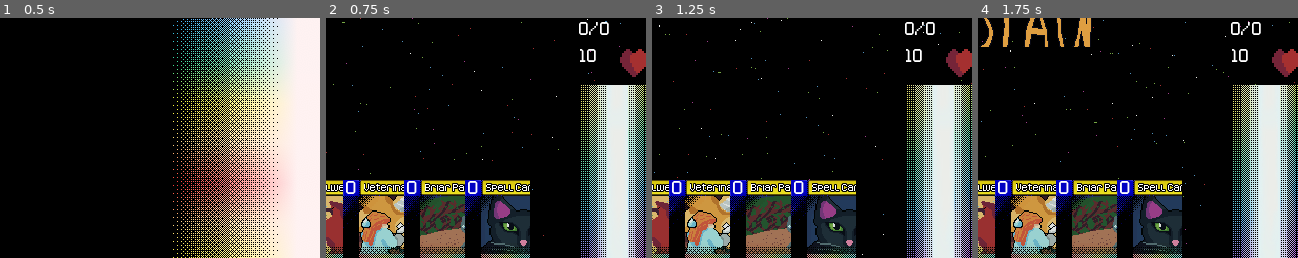
Above: before the commit, frames 1-4 (left to right).
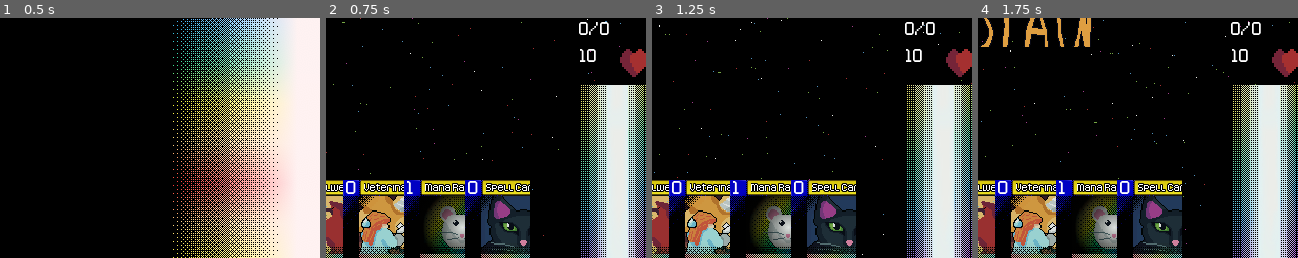
Above: after the commit, the same moments.

Repository: ColbySchexnayder/mana-stream
Game: Godot game, scene res://Scenes/titleScreen.tscn
Two runs of this game, one before a commit and one after it. Both use one fixed random seed, a clock stepped at 60 frames per second and the inputs below.
Inputs:
- Up to frame 1 (0.5 s): no input
- Up to frame 2 (0.75 s): click "New Game?" at 0.5 s
- Up to frame 3 (1.25 s): no input
- Up to frame 4 (1.75 s): click "Pass?" at 1.25 s
The pictures show only the part of the screen within x 45-95%, y 50-100%; the shares and areas given below are measured in that part.

Frame 1 is identical in both runs. In frame 2, 3.4% of the frame differs, in the area x 25-44%, y 67-99%; in frame 3, 3.4%; in frame 4, 3.4%.

Commit message:
Animations added + streamlining

Diff:
--- a/AI/ai_manager.gd
+++ b/AI/ai_manager.gd
@@ -36,10 +36,10 @@
 
 func ai_play():
 	if !ai_summon_zone.is_empty():
-		GmManager.emit_signal("_card_attack", ai_summon_zone[0])
+		ai_summon_zone[0].attacking()
 		if !interruptStack.is_empty():
 			await GmManager._interrupt_resolved
-		elif !player_summon_zone.is_empty():
+		if !player_summon_zone.is_empty():
 			await GmManager._block_resolved
 
 	GmManager.emit_signal("_change_turn")
--- a/Art/Animations/card_info_animation.tscn
+++ b/Art/Animations/card_info_animation.tscn
@@ -1,7 +1,49 @@
-[gd_scene load_steps=6 format=3 uid="uid://u6e2sh0anf25"]
+[gd_scene load_steps=28 format=3 uid="uid://u6e2sh0anf25"]
 
+[ext_resource type="Texture2D" uid="uid://dl14vuykcug47" path="res://Art/attack_fail.png" id="1_2rwjr"]
 [ext_resource type="Texture2D" uid="uid://daac1ug2rwurg" path="res://Art/attack_icon.png" id="1_tnwhp"]
 [ext_resource type="Texture2D" uid="uid://cta5y8uos343y" path="res://Art/blockIcon.png" id="2_ojpch"]
+[ext_resource type="Texture2D" uid="uid://b17cqq7htnasm" path="res://Art/block_fail.png" id="4_60cva"]
+
+[sub_resource type="AtlasTexture" id="AtlasTexture_fk12f"]
+atlas = ExtResource("1_2rwjr")
+region = Rect2(0, 0, 16, 16)
+
+[sub_resource type="AtlasTexture" id="AtlasTexture_8enmy"]
+atlas = ExtResource("1_2rwjr")
+region = Rect2(16, 0, 16, 16)
+
+[sub_resource type="AtlasTexture" id="AtlasTexture_1mjfu"]
+atlas = ExtResource("1_2rwjr")
+region = Rect2(32, 0, 16, 16)
+
+[sub_resource type="AtlasTexture" id="AtlasTexture_dccuh"]
+atlas = ExtResource("1_2rwjr")
+region = Rect2(48, 0, 16, 16)
+
+[sub_resource type="AtlasTexture" id="AtlasTexture_gx2qs"]
+atlas = ExtResource("1_2rwjr")
+region = Rect2(64, 0, 16, 16)
+
+[sub_resource type="AtlasTexture" id="AtlasTexture_h4lfi"]
+atlas = ExtResource("1_2rwjr")
+region = Rect2(80, 0, 16, 16)
+
+[sub_resource type="AtlasTexture" id="AtlasTexture_rpcr7"]
+atlas = ExtResource("1_2rwjr")
+region = Rect2(96, 0, 16, 16)
+
+[sub_resource type="AtlasTexture" id="AtlasTexture_413dq"]
+atlas = ExtResource("1_2rwjr")
+region = Rect2(112, 0, 16, 16)
+
+[sub_resource type="AtlasTexture" id="AtlasTexture_q2rly"]
+atlas = ExtResource("1_2rwjr")
+region = Rect2(128, 0, 16, 16)
+
+[sub_resource type="AtlasTexture" id="AtlasTexture_exdct"]
+atlas = ExtResource("1_2rwjr")
+region = Rect2(144, 0, 16, 16)
 
 [sub_resource type="AtlasTexture" id="AtlasTexture_2rwjr"]
 atlas = ExtResource("1_tnwhp")
@@ -11,8 +53,83 @@
 atlas = ExtResource("2_ojpch")
 region = Rect2(0, 0, 16, 16)
 
+[sub_resource type="AtlasTexture" id="AtlasTexture_ribd7"]
+atlas = ExtResource("4_60cva")
+region = Rect2(0, 0, 16, 16)
+
+[sub_resource type="AtlasTexture" id="AtlasTexture_ne541"]
+atlas = ExtResource("4_60cva")
+region = Rect2(16, 0, 16, 16)
+
+[sub_resource type="AtlasTexture" id="AtlasTexture_oj1x6"]
+atlas = ExtResource("4_60cva")
+region = Rect2(32, 0, 16, 16)
+
+[sub_resource type="AtlasTexture" id="AtlasTexture_omigj"]
+atlas = ExtResource("4_60cva")
+region = Rect2(48, 0, 16, 16)
+
+[sub_resource type="AtlasTexture" id="AtlasTexture_ah815"]
+atlas = ExtResource("4_60cva")
+region = Rect2(64, 0, 16, 16)
+
+[sub_resource type="AtlasTexture" id="AtlasTexture_i7pqf"]
+atlas = ExtResource("4_60cva")
+region = Rect2(80, 0, 16, 16)
+
+[sub_resource type="AtlasTexture" id="AtlasTexture_korxx"]
+atlas = ExtResource("4_60cva")
+region = Rect2(96, 0, 16, 16)
+
+[sub_resource type="AtlasTexture" id="AtlasTexture_0ux61"]
+atlas = ExtResource("4_60cva")
+region = Rect2(112, 0, 16, 16)
+
+[sub_resource type="AtlasTexture" id="AtlasTexture_jtjmx"]
+atlas = ExtResource("4_60cva")
+region = Rect2(128, 0, 16, 16)
+
+[sub_resource type="AtlasTexture" id="AtlasTexture_ptc2c"]
+atlas = ExtResource("4_60cva")
+region = Rect2(144, 0, 16, 16)
+
 [sub_resource type="SpriteFrames" id="SpriteFrames_fk12f"]
 animations = [{
+"frames": [{
+"duration": 1.0,
+"texture": SubResource("AtlasTexture_fk12f")
+}, {
+"duration": 1.0,
+"texture": SubResource("AtlasTexture_8enmy")
+}, {
+"duration": 1.0,
+"texture": SubResource("AtlasTexture_1mjfu")
+}, {
+"duration": 1.0,
+"texture": SubResource("AtlasTexture_dccuh")
+}, {
+"duration": 1.0,
+"texture": SubResource("AtlasTexture_gx2qs")
+}, {
+"duration": 1.0,
+"texture": SubResource("AtlasTexture_h4lfi")
+}, {
+"duration": 1.0,
+"texture": SubResource("AtlasTexture_rpcr7")
+}, {
+"duration": 1.0,
+"texture": SubResource("AtlasTexture_413dq")
+}, {
+"duration": 1.0,
+"texture": SubResource("AtlasTexture_q2rly")
+}, {
+"duration": 1.0,
+"texture": SubResource("AtlasTexture_exdct")
+}],
+"loop": false,
+"name": &"AttackFail",
+"speed": 10.0
+}, {
 "frames": [{
 "duration": 1.0,
 "texture": SubResource("AtlasTexture_2rwjr")
@@ -28,8 +145,45 @@
 "loop": true,
 "name": &"DefendingAnimation",
 "speed": 5.0
+}, {
+"frames": [{
+"duration": 1.0,
+"texture": SubResource("AtlasTexture_ribd7")
+}, {
+"duration": 1.0,
+"texture": SubResource("AtlasTexture_ne541")
+}, {
+"duration": 1.0,
+"texture": SubResource("AtlasTexture_oj1x6")
+}, {
+"duration": 1.0,
+"texture": SubResource("AtlasTexture_omigj")
+}, {
+"duration": 1.0,
+"texture": SubResource("AtlasTexture_ah815")
+}, {
+"duration": 1.0,
+"texture": SubResource("AtlasTexture_i7pqf")
+}, {
+"duration": 1.0,
+"texture": SubResource("AtlasTexture_korxx")
+}, {
+"duration": 1.0,
+"texture": SubResource("AtlasTexture_0ux61")
+}, {
+"duration": 1.0,
+"texture": SubResource("AtlasTexture_jtjmx")
+}, {
+"duration": 1.0,
+"texture": SubResource("AtlasTexture_ptc2c")
+}],
+"loop": false,
+"name": &"DefenseFail",
+"speed": 10.0
 }]
 
 [node name="CardInfoAnimation" type="AnimatedSprite2D"]
 sprite_frames = SubResource("SpriteFrames_fk12f")
-animation = &"DefendingAnimation"
+animation = &"DefenseFail"
+frame = 9
+frame_progress = 1.0
--- a/Cards/Card.gd
+++ b/Cards/Card.gd
@@ -59,6 +59,7 @@
 @onready var add_button: TextureButton = $InspectView/AddButton
 @onready var remove_button: TextureButton = $InspectView/RemoveButton
 
+@onready var card_info_animation: AnimatedSprite2D = $CardInfoAnimation
 
 const CARD = preload("res://Cards/Card.tscn")
 
@@ -73,7 +74,7 @@
 	return {}
 
 func summon() -> void:
-	pass
+	GmManager.emit_signal("_card_summon", self)
 
 func mana() -> void:
 	if currentPosition == position.IN_HAND and GmManager.currentPhase == GmManager.phase.PLAY:
@@ -87,12 +88,16 @@
 			exhaust(self)
 
 func attacking() -> void:
-	pass
+	card_info_animation.visible = true
+	card_info_animation.play("AttackingAnimation")
+	GmManager.emit_signal("_card_attack", self)
 
 func action() -> void:
 	pass
 
 func block() -> void:
+	card_info_animation.visible = true
+	card_info_animation.play("DefendingAnimation")
 	exhaust(self)
 	GmManager.emit_signal("_card_block", self)
 
@@ -164,11 +169,12 @@
 
 
 func _on_summon_button_pressed() -> void:
-	GmManager.emit_signal("_card_summon", self)
+	summon()
 
 
 func _on_attack_button_pressed() -> void:
-	GmManager.emit_signal("_card_attack", self)
+	attacking()
+
 	#GmManager.emit_signal("_card_select", self)
 
 
--- a/Cards/Card.tscn
+++ b/Cards/Card.tscn
@@ -13,6 +13,7 @@
 [ext_resource type="Texture2D" uid="uid://cta5y8uos343y" path="res://Art/blockIcon.png" id="9_oeuk8"]
 [ext_resource type="Texture2D" uid="uid://sh0jg283udom" path="res://Art/add.png" id="11_yrf87"]
 [ext_resource type="Texture2D" uid="uid://dwavn4d1505jc" path="res://Art/passIcon.png" id="12_pmnv2"]
+[ext_resource type="PackedScene" uid="uid://u6e2sh0anf25" path="res://Art/Animations/card_info_animation.tscn" id="14_af8jt"]
 
 [node name="Card" type="Control"]
 layout_mode = 3
@@ -320,6 +321,14 @@
 theme = ExtResource("3_gx64q")
 theme_override_styles/normal = ExtResource("6_n0a8q")
 text = " Remove?"
+
+[node name="CardInfoAnimation" parent="." instance=ExtResource("14_af8jt")]
+visible = false
+position = Vector2(56, 47)
+scale = Vector2(4.0625, 4.0625)
+animation = &"AttackingAnimation"
+frame = 0
+frame_progress = 0.0
 
 [connection signal="gui_input" from="." to="." method="_on_gui_input"]
 [connection signal="mouse_entered" from="." to="." method="_on_mouse_entered"]
--- a/Cards/CardScripts/evolution.gd
+++ b/Cards/CardScripts/evolution.gd
@@ -16,3 +16,10 @@
 	cardDescription = tr("EVOLUTION_ABILITY")#"Select one face down Creature from the Mana Zone, place it face up in the Summon Zone"
 	cardLore = tr("EVOLUTION_LORE")#'"The guiding hand of an expert mage can bring out the best in their familiars"'
 	cost = int(tr("EVOLUTION_COST"))#1
+
+func summon():
+
+	print("Prepping Evolution")
+	#TODO: Use ItemList to present acceptable cards to move to SUMMON ZONE
+	super.summon()
+	pass
--- a/Scenes/Duel.tscn
+++ b/Scenes/Duel.tscn
@@ -333,7 +333,9 @@
 stream = ExtResource("13_8gp5r")
 
 [node name="PhaseChangeAnimation" parent="." instance=ExtResource("14_w8i7p")]
-position = Vector2(320, 240)
+visible = false
+position = Vector2(320, 240)
+animation = &"PlayNotice"
 
 [connection signal="pressed" from="Control/P1Deck/P1DeckButton" to="." method="_on_p_1_deck_pressed"]
 [connection signal="pressed" from="Control/PassButton" to="." method="_on_pass_button_pressed"]
--- a/Scenes/duel.gd
+++ b/Scenes/duel.gd
@@ -30,7 +30,7 @@
 
 #Turn managment variables
 var currentTurn := 1
-var attackingCard
+var attackingCard : Card
 
 #Used to return a card to it's position in a given zone when no longer selected
 var cardIndex
@@ -103,7 +103,7 @@
 		draw(2)
 
 	#region Add Test Cards
-	var testSpell = Briarpatch.constructor()
+	var testSpell = Evolution.constructor()
 	testSpell.currentPosition = Card.position.IN_HAND
 	player1hand.push_front(testSpell)
 	p_1_hand.add_child(testSpell)
@@ -465,14 +465,14 @@
 	card.currentPosition = Card.position.IN_HAND
 
 #Add to the card owner's available mana
-func add_to_mana(card, manaToAdd):
+func add_to_mana(card : Card, manaToAdd : int):
 	if card.cardOwner == 1:
 		availableMana += manaToAdd
 	else:
 		p2AvailableMana += manaToAdd
 
 #Begin attacking. A card has to be chosen to block or the player has to pass
-func card_attack(card):
+func card_attack(card : Card):
 	#The player had to select the card to attack with it so deselect it
 	deselect()
 
@@ -499,6 +499,7 @@
 			if p2Health == 0:
 				pass #TODO GAME VICTORY CODE HERE
 			GmManager.emit_signal("_block_resolved")
+			card.card_info_animation.visible = false
 			return
 		ai.choose_defense(card)
 	if currentTurn == 2 and player1summon.size() == 0:
@@ -509,8 +510,8 @@
 		GmManager.attacking = false
 		if health == 0:
 			pass #TODO GAME OVER CODE HERE
+		card.card_info_animation.visible = false
 		GmManager.emit_signal("_block_resolved")
-		return
 
 #Apply direct damage to the given player
 #May want to have card_attack() use this but it works as is
@@ -521,14 +522,22 @@
 		p2Health -= damage
 
 #A response to being attacked. Destroy any card involved that takes more damage than it has health
-func card_block(card):
+func card_block(card : Card):
 	attackingCard.exhaust(attackingCard)
 	deselect()
 	if (attackingCard.attack > card.health):
+		card.card_info_animation.play("DefenseFail")
+		await card.card_info_animation.animation_finished
+		card.card_info_animation.visible = false
 		card.destroy(1)
 	if (card.attack > attackingCard.health):
+		attackingCard.card_info_animation.play("AttackFail")
+		await attackingCard.card_info_animation.animation_finished
+		attackingCard.card_info_animation.visible = false
 		attackingCard.destroy(1)
 
+	attackingCard.card_info_animation.visible = false
+	card.card_info_animation.visible = false
 	GmManager.attacking = false
 	GmManager.emit_signal("_block_resolved")
 
@@ -590,7 +599,7 @@
 		ai.ai_play()
 
 #TODO: Add interrupts so cards that work off reactions can be played
-func interrupt(card):
+func interrupt(card : Card):
 	"""
 	Present interrupt options
 	IF interruptButtonPressed
@@ -611,6 +620,7 @@
 			interruptStack.erase(card)
 			count -= 1
 		count += 1
+
 	if interruptStack.is_empty():
 		GmManager.currentPhase = GmManager.phase.PLAY
 		#GmManager.emit_signal("_interrupt_resolved")
@@ -646,7 +656,7 @@
 func _on_interrupt_button_pressed() -> void:
 	interrupt_choice.hide()
 
-
+#NOTICE: Assumes no interrupts happen in the SUSTAIN phase
 func _on_interrupt_pass_button_pressed() -> void:
 	GmManager.currentPhase = GmManager.phase.PLAY
 	GmManager.emit_signal("_interrupt_resolved")
Binary file added: Art/attack_fail.png
Not shown, added: Art/attack_fail.png.import
Binary file added: Art/block_fail.png
Not shown, added: Art/block_fail.png.import
Not shown: 1 places in Cards/Card.tscn that only renumber resources
